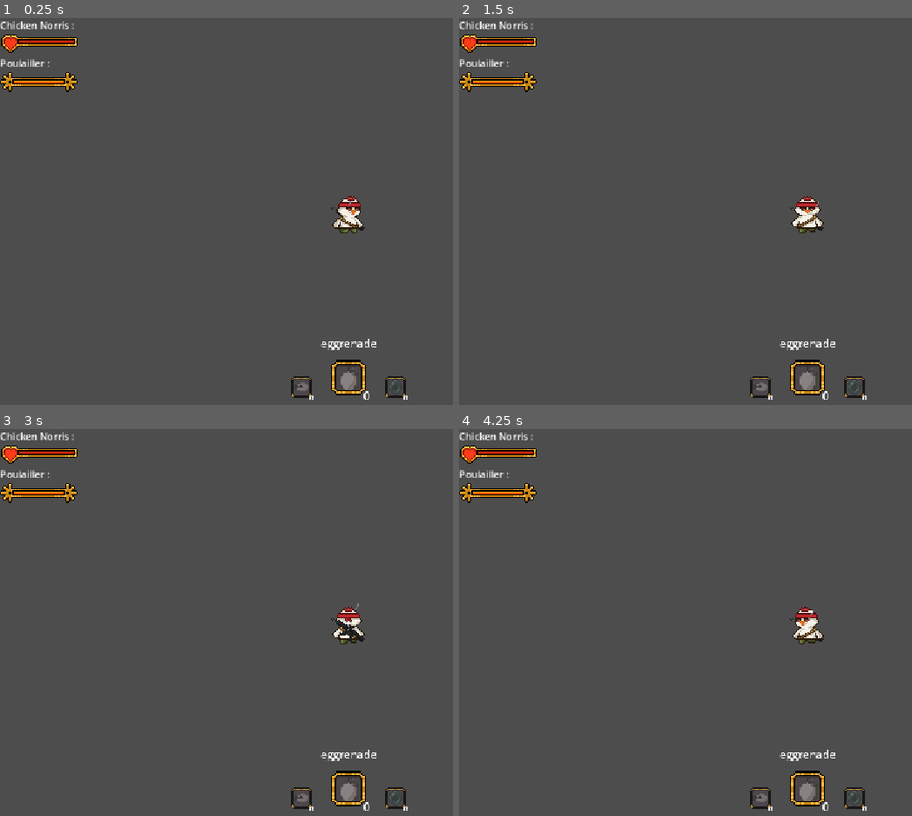
Above: before the commit, frames 1-4 (two rows, left to right).
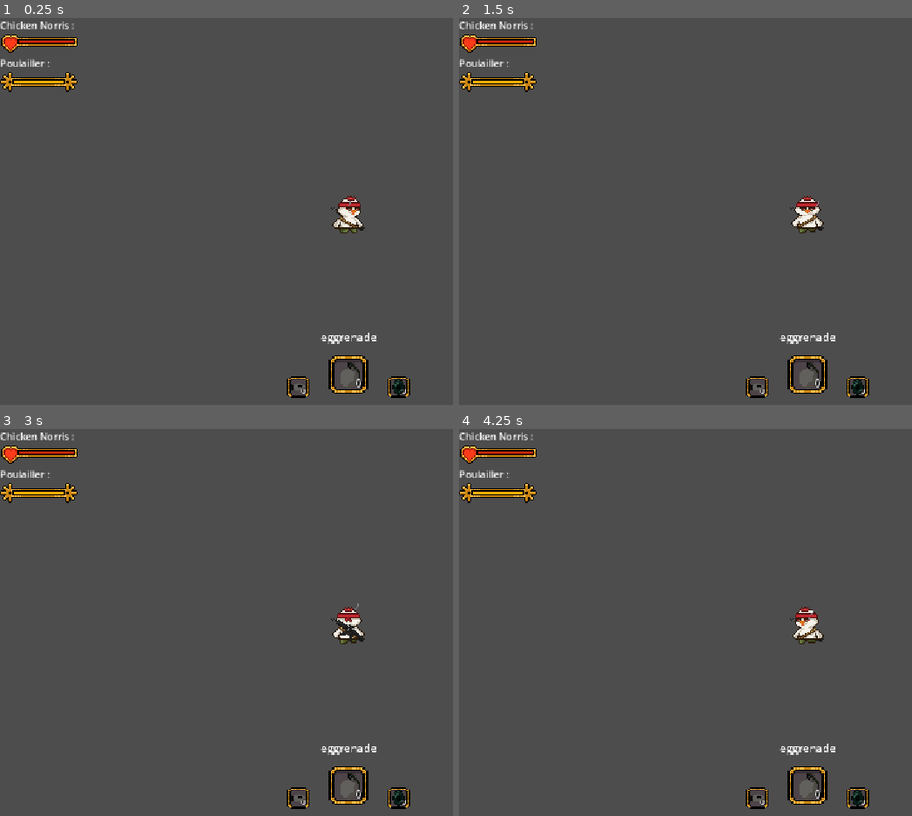
Above: after the commit, the same moments.

Repository: Xuniy/EpicFails_ezwinGameJam
Game: Godot game, scene res://scences/world_test.tscn
Same seed, same stepped clock (60 frames per second), same inputs: the game is played once before the commit and once after it.
Inputs:
- Up to frame 1 (0.25 s): no input
- Up to frame 2 (1.5 s): tap Enter at 0.5 s; hold D (droite) 0.53-1.28 s; tap Space at 1.25 s; hold S (bas) from 1.28 s (still down)
- Up to frame 3 (3 s): tap Enter at 2 s; release S (bas) at 2.03 s; hold D (droite) 2.03-2.78 s; tap Space at 2.75 s; hold W (haut) from 2.78 s (still down)
- Up to frame 4 (4.25 s): tap Enter at 3.5 s; release W (haut) at 3.53 s; hold A (gauche) from 3.53 s (still down)

The runs differ from the first frame. In frame 1, 1.4% of the frame differs, in the area x 3-91%, y 16-99%; in frame 2, 1.4%; in frame 3, 1.4%; in frame 4, 1.4%.

Commit message:
Barre du poulailler Health_04, cœur qui se vide, hotbar opaque
- scripts/health_bar.gd : le cœur rouge fait partie de la barre et se vide
  avec elle ; piste et zone de jauge paramétrables
- scences/world_test.tscn : poulailler = Health_03 + Health_04_Bar02 (lignes 1-2) ;
  joueur = Health_01 (gris) + cœur Health_01_red
- scripts/hotbar.gd : plus de transparence, item central agrandi (x1,8), compteur
  à l'intérieur de la case, item épuisé seulement grisé
- assets : Health_04_Bar02 ajouté, Health_01_Bar02 retiré (remplacé)

Co-Authored-By: Claude Haiku 5.5 <noreply@anthropic.com>
Claude-Session: https://claude.ai/code/session_01UwiPo7oy1NG6R3wQqBUMa4

Diff:
--- a/scences/world_test.tscn
+++ b/scences/world_test.tscn
@@ -10,10 +10,11 @@
 [ext_resource type="Script" path="res://scripts/hotbar.gd" id="5_hotbar"]
 
 [ext_resource type="Script" path="res://scripts/health_bar.gd" id="7_healthbar"]
-[ext_resource type="Texture2D" path="res://assets/Health_01_red.png" id="8_frame_player"]
+[ext_resource type="Texture2D" path="res://assets/Health_01.png" id="8_frame_player"]
+[ext_resource type="Texture2D" path="res://assets/Health_01_red.png" id="12_heart_red"]
 [ext_resource type="Texture2D" path="res://assets/Health_01_Bar01.png" id="9_fill_player"]
 [ext_resource type="Texture2D" path="res://assets/Health_03.png" id="10_frame_coop"]
-[ext_resource type="Texture2D" path="res://assets/Health_01_Bar02.png" id="11_fill_coop"]
+[ext_resource type="Texture2D" path="res://assets/Health_04_Bar02.png" id="11_fill_coop"]
 
 [sub_resource type="RectangleShape2D" id="RectangleShape2D_w5pmr"]
 size = Vector2(34, 20)
@@ -68,6 +69,8 @@
 script = ExtResource("7_healthbar")
 frame = ExtResource("8_frame_player")
 fill = ExtResource("9_fill_player")
+heart_fill = ExtResource("12_heart_red")
+heart_region = Rect2(0, 0, 14, 16)
 
 [node name="Label2" type="Label" parent="UI_en_sah/HUD/VBoxContainer" unique_id=1301598364]
 layout_mode = 2
@@ -79,7 +82,7 @@
 frame = ExtResource("10_frame_coop")
 fill = ExtResource("11_fill_coop")
 track_region = Rect2(11, 7, 42, 2)
-fill_region = Rect2(16, 5, 42, 2)
+fill_region = Rect2(0, 1, 42, 2)
 
 [node name="Hotbar" type="Control" parent="UI_en_sah/HUD" unique_id=748203516]
 layout_mode = 1
--- a/scripts/health_bar.gd
+++ b/scripts/health_bar.gd
@@ -3,14 +3,17 @@
 
 ## Barre de vie dessinée : le cadre sert de fond, la jauge est rognée
 ## pour suivre la piste exacte du cadre.
-## - track_region : zone de la piste dans le cadre (coordonnées de la texture du cadre)
-## - fill_region  : zone de la jauge dans la texture de remplissage (même taille que la piste)
+## - track_region / fill_region : piste dans le cadre et zone de jauge dans la texture de remplissage
+## - heart_fill / heart_region : cœur optionnel, rempli en rouge selon la vie
+##   (il se vide en même temps que la barre). heart_region est en coordonnées du cadre.
 
 @export var frame: Texture2D
 @export var fill: Texture2D
 @export var display_scale: float = 2.0
 @export var track_region := Rect2(16, 5, 45, 2)
 @export var fill_region := Rect2(16, 5, 45, 2)
+@export var heart_fill: Texture2D
+@export var heart_region := Rect2(0, 0, 0, 0)
 
 var max_value: float = 100.0
 var value: float = 100.0
@@ -31,20 +34,31 @@
 	if frame == null or fill == null:
 		return
 
-	draw_texture_rect(frame, Rect2(Vector2.ZERO, frame.get_size() * display_scale), false)
-
 	var ratio: float = 0.0
 	if max_value > 0.0:
 		ratio = clampf(value / max_value, 0.0, 1.0)
-	if ratio <= 0.0:
-		return
 
-	var dest := Rect2(
-		track_region.position * display_scale,
-		Vector2(track_region.size.x * ratio, track_region.size.y) * display_scale
-	)
-	var source := Rect2(
-		fill_region.position,
-		Vector2(fill_region.size.x * ratio, fill_region.size.y)
-	)
-	draw_texture_rect_region(fill, dest, source)
+	draw_texture_rect(frame, Rect2(Vector2.ZERO, frame.get_size() * display_scale), false)
+
+	if ratio > 0.0:
+		var dest := Rect2(
+			track_region.position * display_scale,
+			Vector2(track_region.size.x * ratio, track_region.size.y) * display_scale
+		)
+		var source := Rect2(
+			fill_region.position,
+			Vector2(fill_region.size.x * ratio, fill_region.size.y)
+		)
+		draw_texture_rect_region(fill, dest, source)
+
+	# Cœur : la partie rouge descend depuis le bas du cœur, au rythme de la barre.
+	if heart_fill and heart_region.size.x > 0.0 and heart_region.size.y > 0.0:
+		var heart_height: float = heart_region.size.y * ratio
+		if heart_height > 0.0:
+			var top: float = heart_region.position.y + heart_region.size.y - heart_height
+			var heart_source := Rect2(
+				heart_region.position.x, top,
+				heart_region.size.x, heart_height
+			)
+			var heart_dest := Rect2(heart_source.position * display_scale, heart_source.size * display_scale)
+			draw_texture_rect_region(heart_fill, heart_dest, heart_source)
--- a/scripts/hotbar.gd
+++ b/scripts/hotbar.gd
@@ -1,19 +1,20 @@
 extends Control
 
-## Barre d'items façon Minecraft : l'item sélectionné est au centre, agrandi,
-## ses voisins sont sur les côtés. Chaque case utilise Inventory_Slot_1 comme fond
-## et affiche le nombre d'exemplaires. Le nom de l'item sélectionné s'affiche au-dessus.
+## Barre d'items façon Minecraft : l'item sélectionné est au centre, plus grand et opaque,
+## ses voisins sont sur les côtés. Chaque case utilise Inventory_Slot_1 comme fond,
+## avec le nombre d'exemplaires à l'intérieur. Le nom de l'item sélectionné s'affiche au-dessus.
 @export var player: Node2D
 
 const SLOT_TEXTURE: Texture2D = preload("res://assets/Inventory_Slot_1.png")
 const SLOT_SIZE: float = 52.0
-const SELECTED_SCALE: float = 1.6
+const SELECTED_SCALE: float = 1.8
 const SLOT_GAP: float = 10.0
 const BOTTOM_MARGIN: float = 12.0
+# Zone intérieure de la case : le contour occupe les bords (32 px -> 8 px de marge).
 const ICON_INSET: float = 0.25
 const NAME_FONT_SIZE: int = 18
-const UNSELECTED_ALPHA: float = 0.7
-const EMPTY_ALPHA: float = 0.35
+const EMPTY_TINT := Color(0.4, 0.4, 0.4, 1.0)
+const COUNT_SHADOW := Color(0.0, 0.0, 0.0, 1.0)
 
 const ICONS := {
 	"grenade": preload("res://assets/eggrenade.png"),
@@ -69,27 +70,36 @@
 		)
 
 		var quantity: int = player.items.get(item_type, 0)
+		# Pas de transparence : un item épuisé est seulement grisé.
+		var tint: Color = Color.WHITE if quantity > 0 else EMPTY_TINT
 
-		var slot_alpha: float = 1.0 if is_selected else UNSELECTED_ALPHA
-		draw_texture_rect(SLOT_TEXTURE, rect, false, Color(1, 1, 1, slot_alpha))
+		draw_texture_rect(SLOT_TEXTURE, rect, false)
 
 		var icon: Texture2D = ICONS.get(item_type)
 		if icon:
-			var icon_alpha: float = 1.0 if quantity > 0 else EMPTY_ALPHA
-			draw_texture_rect(
-				icon,
-				rect.grow(-slot * ICON_INSET),
-				false,
-				Color(1, 1, 1, icon_alpha * slot_alpha)
-			)
+			draw_texture_rect(icon, rect.grow(-slot * ICON_INSET), false, tint)
 
-		var font_size: int = 20 if is_selected else 14
+		# Compteur à l'intérieur de la case, en bas à droite (zone intérieure).
+		var inner_right: float = rect.position.x + slot * (1.0 - ICON_INSET) - 2.0
+		var inner_bottom: float = rect.position.y + slot * (1.0 - ICON_INSET) - 2.0
+		var count_width: float = inner_right - rect.position.x
+		var font_size: int = 18 if is_selected else 12
+		var count_text: String = str(quantity)
 		draw_string(
 			font,
-			Vector2(rect.position.x, rect.end.y - 4.0),
-			str(quantity),
+			Vector2(rect.position.x + 1.0, inner_bottom + 1.0),
+			count_text,
 			HORIZONTAL_ALIGNMENT_RIGHT,
-			rect.size.x - 6.0,
+			count_width,
+			font_size,
+			COUNT_SHADOW
+		)
+		draw_string(
+			font,
+			Vector2(rect.position.x, inner_bottom),
+			count_text,
+			HORIZONTAL_ALIGNMENT_RIGHT,
+			count_width,
 			font_size,
 			Color.WHITE
 		)
Binary file removed: assets/Health_01_Bar02.png
Binary file added: assets/Health_04_Bar02.png
Not shown, changed: assets/Health_04_Bar02.png.import
